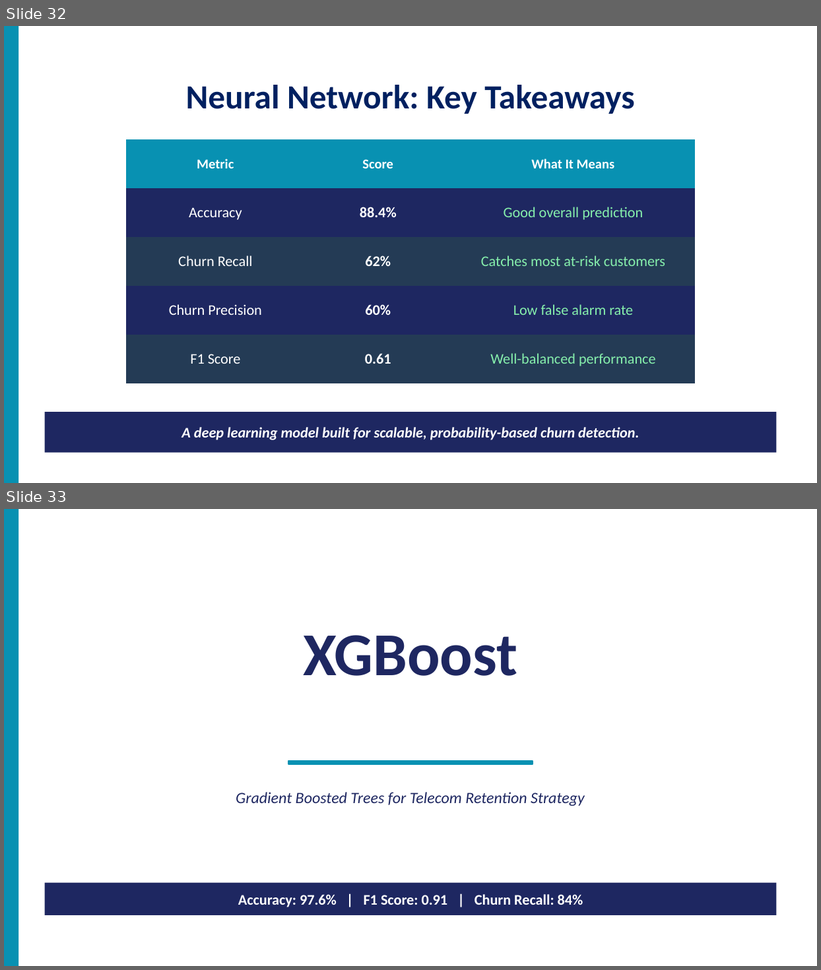
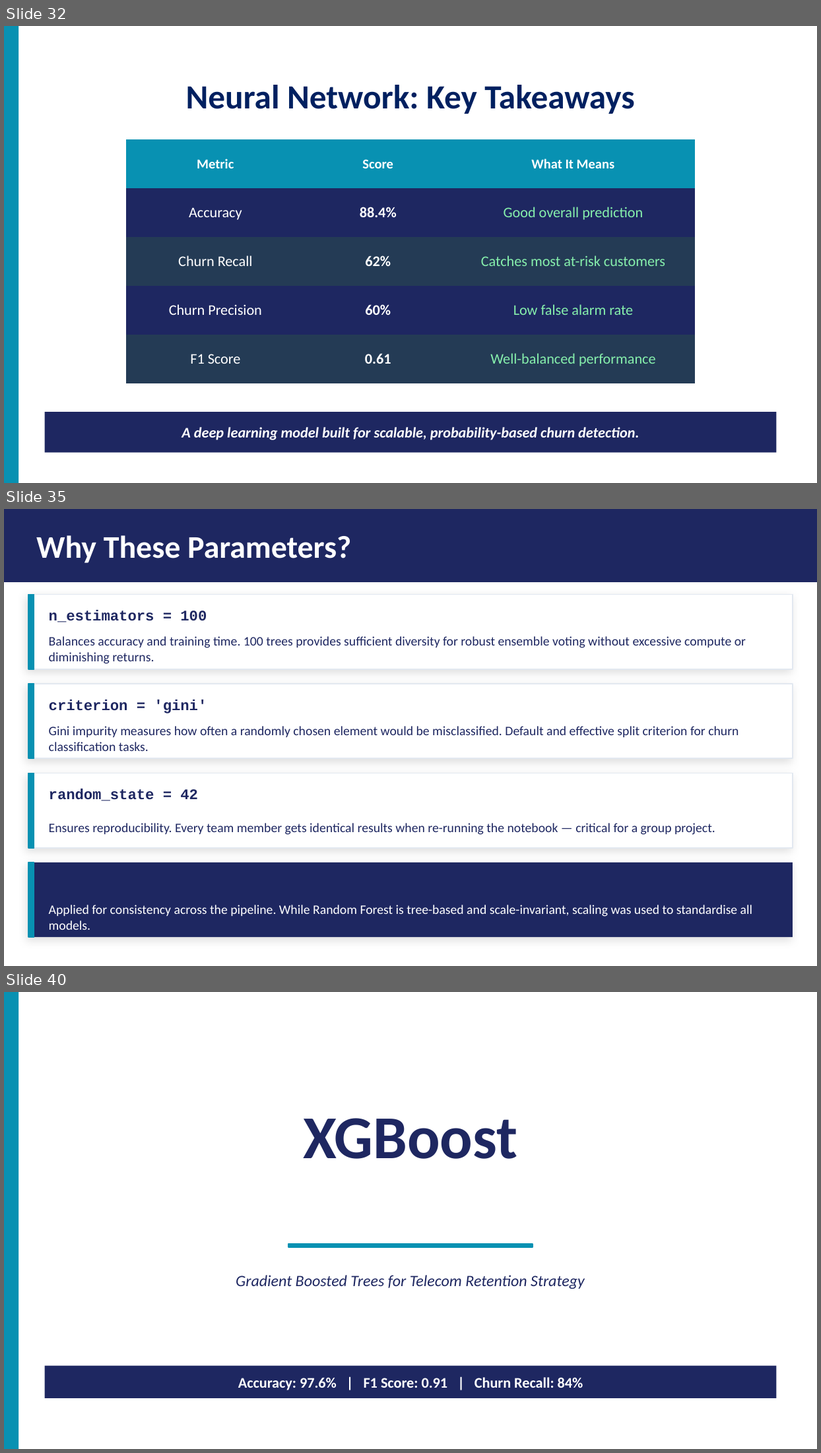
Before and after one commit to lixuanxiao2026/customer-churn-ml, a slide deck: slides/Churn_Prediction_Group_Template.pptx. Shown one above the other, each under a label of ours: slides 32 and 33 before the commit, slides 32, 35 and 40 after it; the slides between them are not shown. The pictures are 821x970 and 821x1453 pixels, drawn with LibreOffice and Linux fonts; fonts in the diff are those of the drawing. Boxes give left, top, right and bottom in pixels: in the first picture for what was removed or moved away, otherwise in the second. Text is boxed around its words. In the diff, an @@ line names an element or a change of style, - is before the commit and + after.

```diff
--- a/slides/Churn_Prediction_Group_Template.pptx
+++ b/slides/Churn_Prediction_Group_Template.pptx
@@ slide 35 added at [4, 509, 817, 966], background #FFFFFF @@
@@ rectangle added at [4, 509, 817, 582], fill #1E2761 @@
@@ text added at [36, 535, 351, 563], 28 pt, text #FFFFFF, bold @@
+Why These Parameters?
@@ rectangle added at [28, 594, 793, 669], fill #FFFFFF, outline #E2E8F0 1 pt @@
@@ rectangle added at [28, 594, 34, 669], fill #0891B2, outline #0891B2 1 pt @@
@@ text added at [49, 610, 207, 623], 13 pt, text #1E2761, bold @@
+n_estimators = 100
@@ text added at [49, 636, 746, 664], 11.5 pt, text #1E2761 @@
+Balances accuracy and training time. 100 trees provides sufficient diversity for robust ensemble voting without excessive compute or diminishing returns.
@@ rectangle added at [28, 684, 793, 758], fill #FFFFFF, outline #E2E8F0 1 pt @@
@@ rectangle added at [28, 684, 34, 758], fill #0891B2, outline #0891B2 1 pt @@
@@ text added at [49, 700, 207, 714], 13 pt, text #1E2761, bold @@
+criterion = 'gini'
@@ text added at [49, 726, 739, 751], 11.5 pt, text #1E2761 @@
+Gini impurity measures how often a randomly chosen element would be misclassified. Default and effective split criterion for churn classification tasks.
@@ rectangle added at [28, 773, 793, 848], fill #FFFFFF, outline #E2E8F0 1 pt @@
@@ rectangle added at [28, 773, 34, 848], fill #0891B2, outline #0891B2 1 pt @@
@@ text added at [49, 789, 198, 801], 13 pt, text #1E2761, bold @@
+random_state = 42
@@ text added at [49, 823, 715, 835], 11.5 pt, text #1E2761 @@
+Ensures reproducibility. Every team member gets identical results when re-running the notebook — critical for a group project.
@@ rectangle added at [28, 863, 793, 937], fill #1E2761 @@
@@ rectangle added at [28, 863, 34, 937], fill #0891B2, outline #0891B2 1 pt @@
@@ text added at [49, 905, 752, 930], 11.5 pt, text #FFFFFF @@
+Applied for consistency across the pipeline. While Random Forest is tree-based and scale-invariant, scaling was used to standardise all models.
@@ what was slide 33 is now slide 40 @@
```
Also in this commit, not shown: 6 other slides added, 2 other files.
